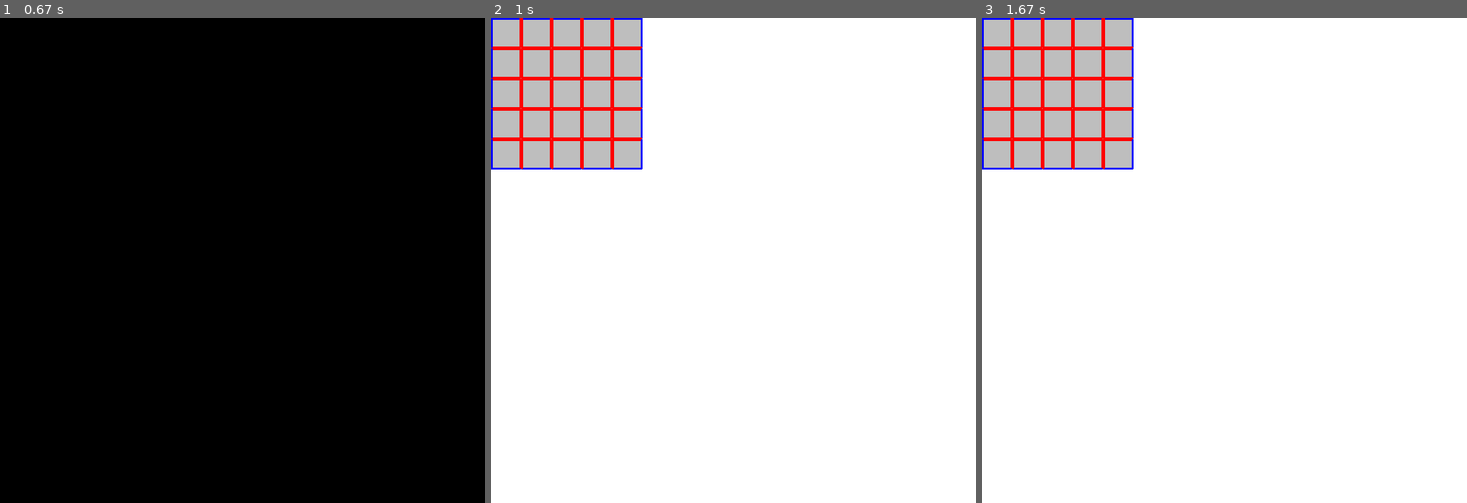
Above: before the commit, frames 1-3 (left to right).
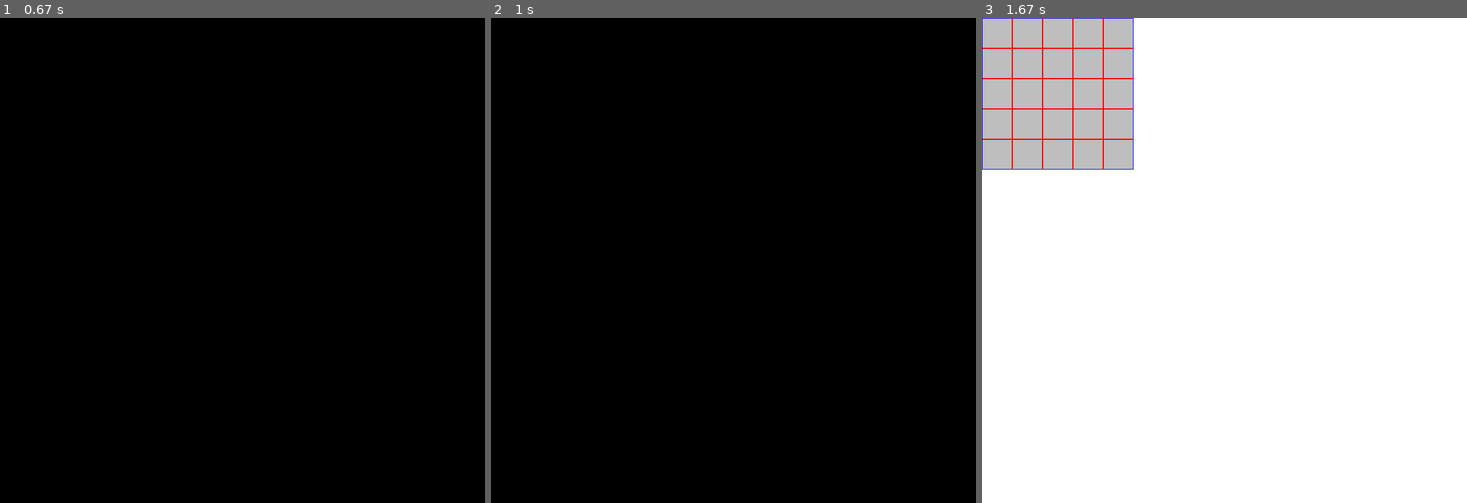
Above: after the commit, the same moments.

Repository: Rhapsody0128/python_AI_mazeGame
Game: pygame game, started from main.py
Two runs of this game, one before a commit and one after it. Both use one fixed random seed, a clock stepped at 60 frames per second and the inputs below.
Inputs:
- Up to frame 1 (0.67 s): no input
- Up to frame 2 (1 s): no input
- Up to frame 3 (1.67 s): no input

Frame 1 is identical in both runs. In frame 2, 100% of the frame differs, in the area x 0-100%, y 0-100%; in frame 3, 1.4%.

Commit message:
tryByThisWay

Diff:
--- a/grid.py
+++ b/grid.py
@@ -1,7 +1,7 @@
 import pygame as pg
 import random
 
-wall:{
+wall={
 	0:'empty',
 	1:'wall',
 	2:'outerWall',
@@ -18,7 +18,7 @@
 		self.position = [x,y]
 		self.visit = 0
 		self.gridSize = 50
-		self.wallSize = 4
+		self.wallSize = 1
 		self.color = 'gray'
 		self.drawGrid()
 		self.drawWall()
--- a/maze.py
+++ b/maze.py
@@ -17,6 +17,7 @@
 		self.map = pg.Surface((self.screen.get_size()[0],self.screen.get_size()[1]))
 		self.map.fill('white')
 		self.createMaze(self.size)
+		self.updateAllWall()
 
 		# self.screen.blit(self.map,[int((tk.Tk().winfo_screenwidth()-tk.Tk().winfo_screenheight())/2),0])
 		self.screen.blit(self.map,[0,0])
@@ -51,3 +52,8 @@
 				TXT.write(str(mazeCol.wall))
 			TXT.write('\n')
 		TXT.close()
+
+	def updateAllWall(self):
+		for mazeRow in self.maze:
+			for mazeCol in mazeRow:
+				mazeCol.drawWall()
--- a/walker.py
+++ b/walker.py
@@ -1,7 +1,7 @@
 from maze import Maze
 import random
 
-face:{
+face={
 	0:'up',
 	1:'right',
 	2:"down",
